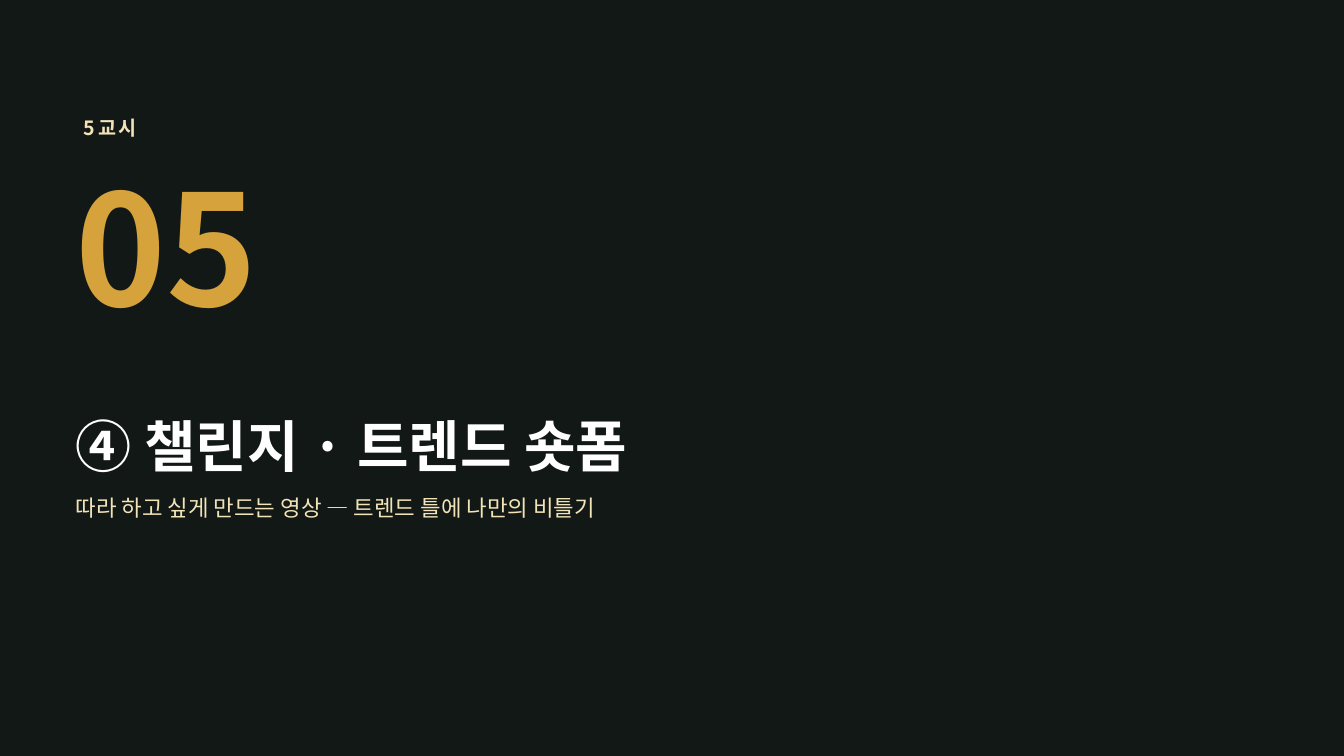
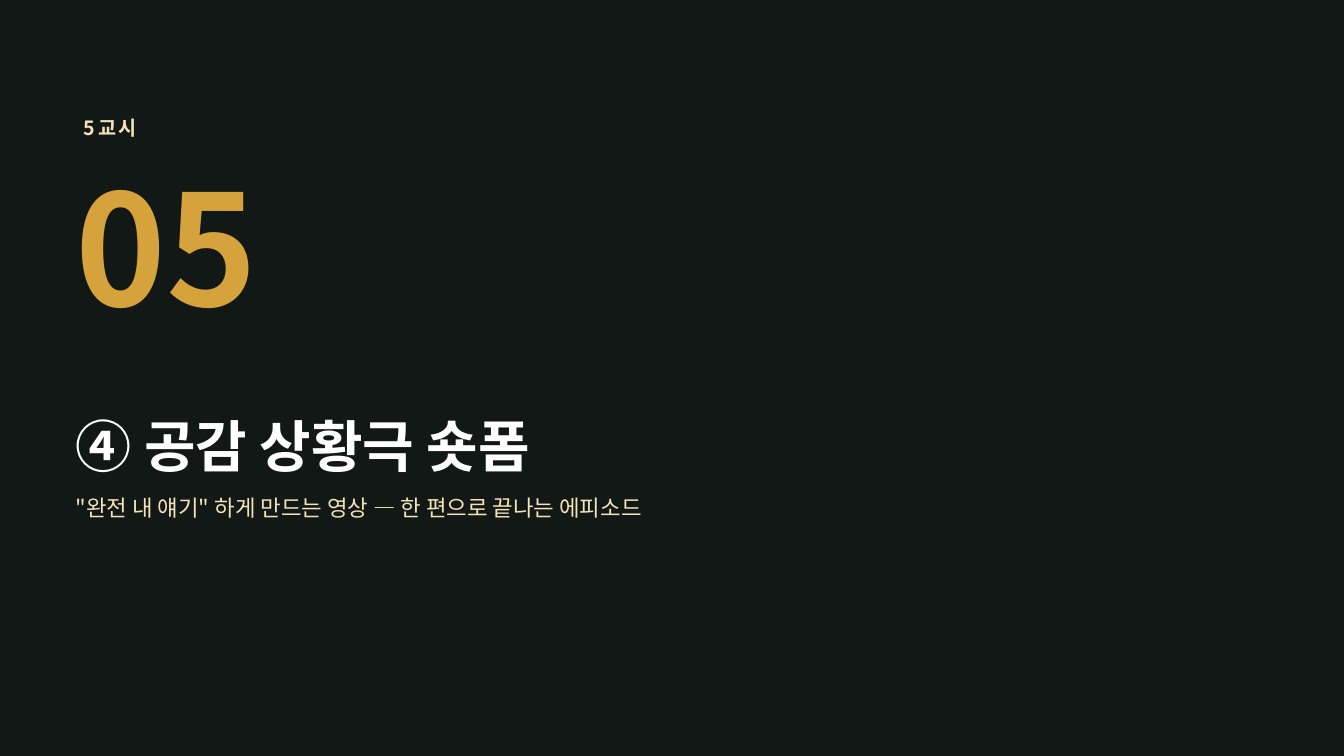
Before and after one commit to yujida/MARUBIT, a slide deck: slide 50 of lectures/04/4회차_카테고리AtoZ_보여주는영상_슬라이드.pptx. Drawn at 1344x756 pixels with LibreOffice and Linux fonts; fonts in the diff are those of the drawing; background and template pictures are left out. Boxes give left, top, right and bottom in pixels: in the first picture for what was removed or moved away, otherwise in the second. Text is boxed around its words. In the diff, an @@ line names an element or a change of style, - is before the commit and + after.

```diff
--- a/lectures/04/4회차_카테고리AtoZ_보여주는영상_슬라이드.pptx
+++ b/lectures/04/4회차_카테고리AtoZ_보여주는영상_슬라이드.pptx
@@ title at [76, 419, 530, 472]: text changed @@
-④ 챌린지 · 트렌드 숏폼
+④ 공감 상황극 숏폼
@@ text at [76, 497, 641, 518]: text changed @@
-따라 하고 싶게 만드는 영상 — 트렌드 틀에 나만의 비틀기
+"완전 내 얘기" 하게 만드는 영상 — 한 편으로 끝나는 에피소드
```
Also in this commit, not shown: 23 other slides changed, 4 other files.
